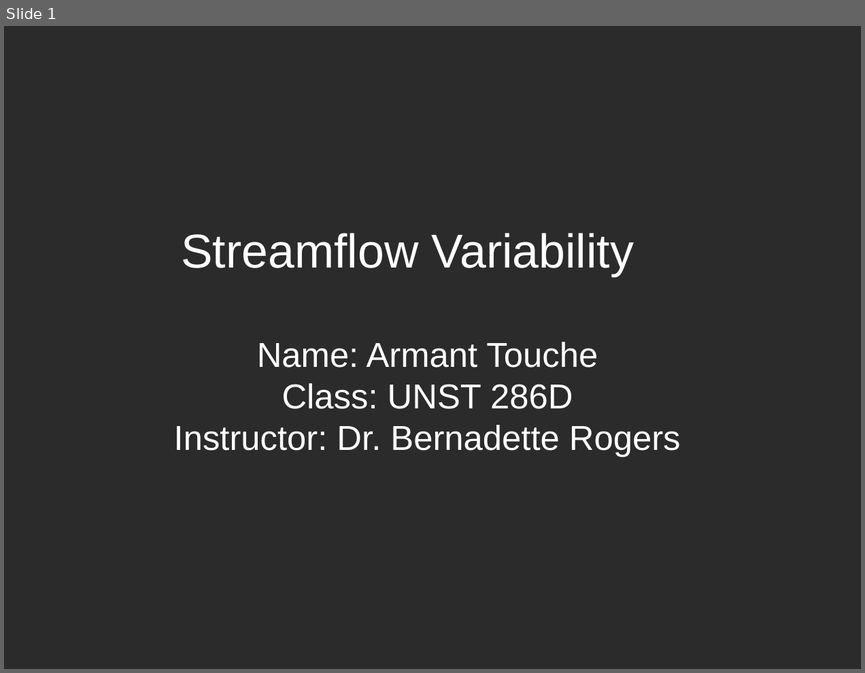
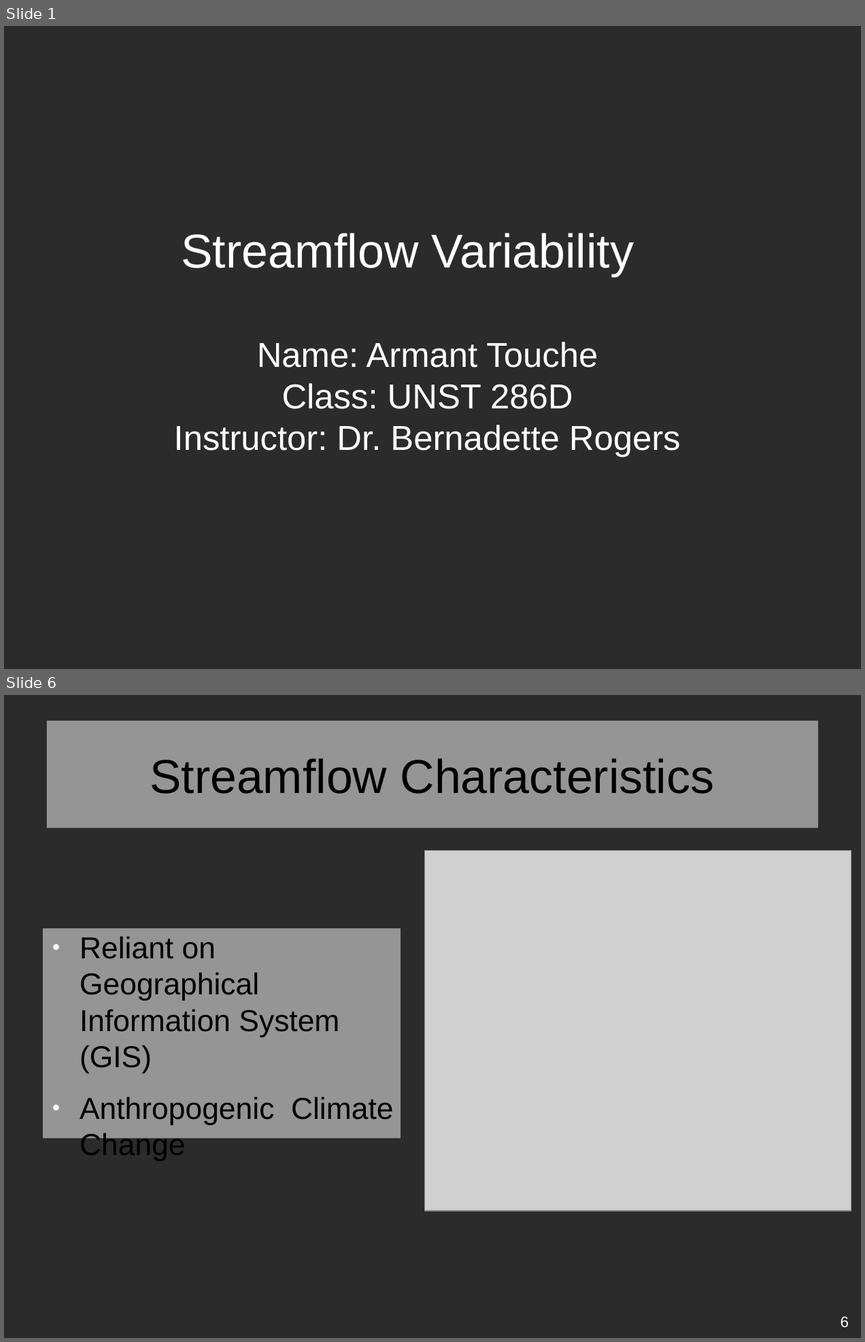
Before and after one commit to ActIII03/CS162, a slide deck: unist_286D/doc/research_paper/Presentation.odp. Shown one above the other, each under a label of ours: slide 1 before the commit, slides 1 and 6 after it; the slides between them are not shown. The pictures are 865x673 and 865x1342 pixels, drawn with LibreOffice and Linux fonts; fonts in the diff are those of the drawing; grey boxes stand for pictures; background and template pictures are left out; a plain dark background stands for a picture behind light text. Boxes give left, top, right and bottom in pixels: in the first picture for what was removed or moved away, otherwise in the second. Text is boxed around its words. In the diff, an @@ line names an element or a change of style, - is before the commit and + after.

```diff
--- a/unist_286D/doc/research_paper/Presentation.odp
+++ b/unist_286D/doc/research_paper/Presentation.odp
@@ slide 6 added at [4,695,861,1338], background picture (left out) @@
@@ title added at [47,721,818,828], fill #FFFFFF at 50% opacity, 44 pt, text #000000 @@
+Streamflow Characteristics
@@ picture added at [425,851,851,1210] @@
@@ text added at [43,928,400,1138], fill #FFFFFF at 50% opacity, 28 pt, text #000000 @@
+● Reliant on Geographical Information System (GIS)
+● Anthropogenic Climate Change
@@ page number added at [840,1316,849,1327], 14 pt, text #FFFFFF @@
+6
```
Also in this commit, not shown: 3 slides changed, 2 other slides added, 27 other files.
